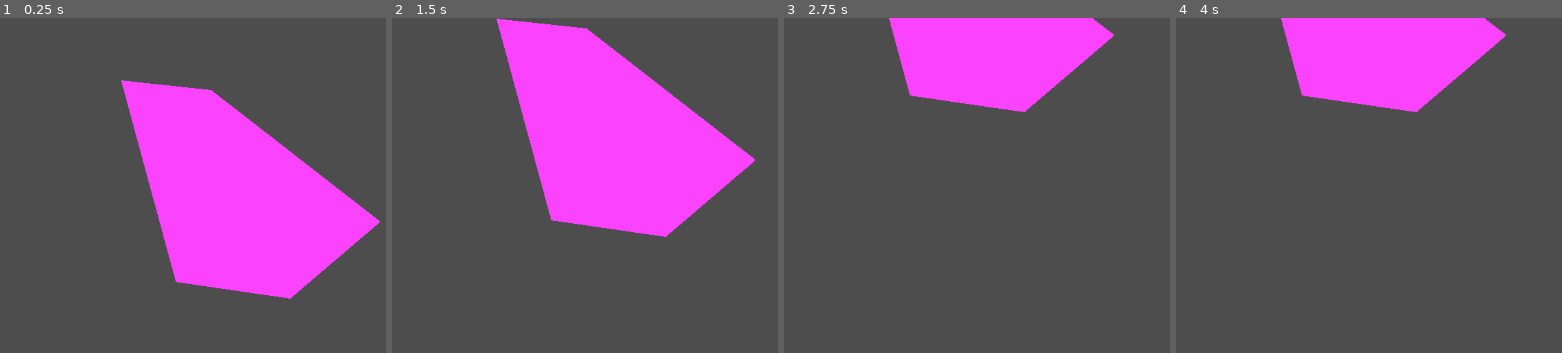
Above: before the commit, frames 1-4 (left to right).
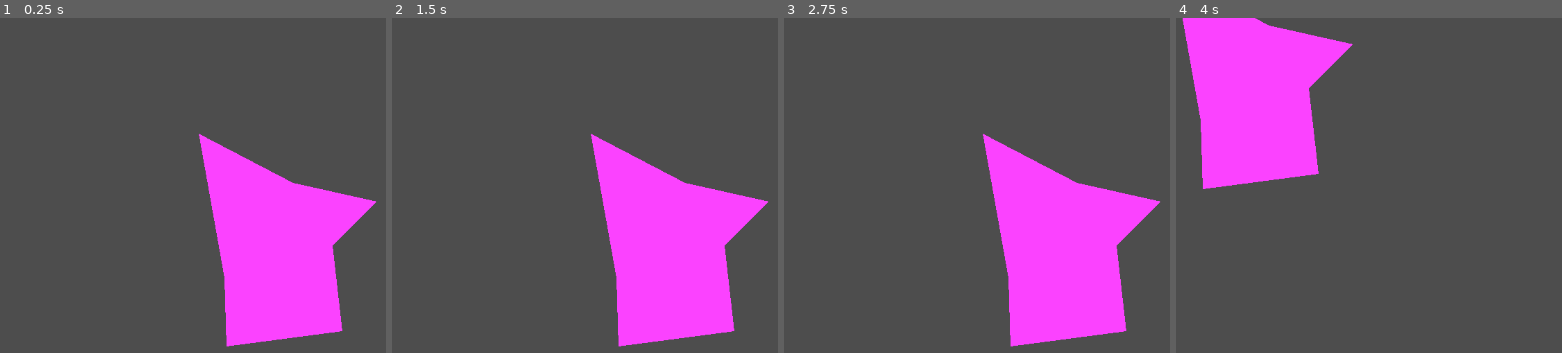
Above: after the commit, the same moments.

Repository: gabeseq/gmtk2024
Game: Godot game, scene res://scenes/main.tscn
Same seed, same stepped clock (60 frames per second), same inputs: the game is played once before the commit and once after it.
Inputs (mouse positions are in pixels of both pictures, inside the frame that each line leads up to):
- Up to frame 1 (0.25 s): no input
- Up to frame 2 (1.5 s): tap Enter at 0.5 s; drag from (519, 78) to (outside the picture) at 0.52 s; tap Space at 1.25 s; drag from (569, 265) to (519, 78) at 1.27 s
- Up to frame 3 (2.75 s): tap Enter at 2 s; move the mouse to (outside the picture) at 2.02 s; hold Mouse wheel down (ScrollDown, bound only after the commit) from 2.03 s (still down); click (outside the picture) at 2.17 s; tap Mouse wheel up (ScrollUp, bound only after the commit) at 2.3 s
- Up to frame 4 (4 s): release Mouse wheel down (ScrollDown, bound only after the commit) at 2.75 s; tap Space at 2.75 s; drag from (1473, 332) to (1272, 175) at 2.77 s; tap Enter at 3.5 s; move the mouse to (outside the picture) at 3.52 s; hold Mouse wheel down (ScrollDown, bound only after the commit) from 3.53 s (still down); click (outside the picture) at 3.67 s; tap Mouse wheel up (ScrollUp, bound only after the commit) at 3.8 s

The runs differ from the first frame. In frame 1, 18% of the frame differs, in the area x 31-99%, y 18-99%; in frame 2, 31%, in the area x 26-98%, y 0-99%; in frame 3, 29%; in frame 4, 24%.

Commit message:
scroll to resize tiles

Diff:
--- a/project.godot
+++ b/project.godot
@@ -14,3 +14,16 @@
 run/main_scene="res://scenes/main.tscn"
 config/features=PackedStringArray("4.3", "Forward Plus")
 config/icon="res://icon.svg"
+
+[input]
+
+ScrollUp={
+"deadzone": 0.5,
+"events": [Object(InputEventMouseButton,"resource_local_to_scene":false,"resource_name":"","device":-1,"window_id":0,"alt_pressed":false,"shift_pressed":false,"ctrl_pressed":false,"meta_pressed":false,"button_mask":8,"position":Vector2(285, 9),"global_position":Vector2(294, 55),"factor":1.0,"button_index":4,"canceled":false,"pressed":true,"double_click":false,"script":null)
+]
+}
+ScrollDown={
+"deadzone": 0.5,
+"events": [Object(InputEventMouseButton,"resource_local_to_scene":false,"resource_name":"","device":-1,"window_id":0,"alt_pressed":false,"shift_pressed":false,"ctrl_pressed":false,"meta_pressed":false,"button_mask":16,"position":Vector2(121, 15),"global_position":Vector2(130, 61),"factor":1.0,"button_index":5,"canceled":false,"pressed":true,"double_click":false,"script":null)
+]
+}
--- a/scenes/cursor.tscn
+++ b/scenes/cursor.tscn
@@ -1,12 +1,26 @@
-[gd_scene load_steps=4 format=3 uid="uid://t261o2hosg4j"]
-
-[ext_resource type="Script" path="res://scripts/cursor.gd" id="1_y8o5r"]
+[gd_scene load_steps=4 format=3 uid="uid://t828lx1uil3c"]
 
 [sub_resource type="CanvasItemMaterial" id="CanvasItemMaterial_h15xv"]
 blend_mode = 1
 
 [sub_resource type="CircleShape2D" id="CircleShape2D_bji1a"]
 radius = 12.0
+
+[sub_resource type="GDScript" id="GDScript_0v3fm"]
+script/source = "extends ShapeCast2D
+
+@onready var mouse_cursor: ShapeCast2D = $\".\"
+
+# Called when the node enters the scene tree for the first time.
+func _ready() -> void:
+	pass # Replace with function body.
+
+
+# Called every frame. 'delta' is the elapsed time since the previous frame.
+func _process(delta: float) -> void:
+	mouse_cursor.position = get_viewport().get_mouse_position()
+	pass
+"
 
 [node name="Node2D" type="Node2D"]
 
@@ -17,5 +31,5 @@
 target_position = Vector2(0, 0)
 max_results = 1
 collide_with_areas = true
-script = ExtResource("1_y8o5r")
+script = SubResource("GDScript_0v3fm")
 metadata/is_mouse_cursor = true
--- a/scenes/main.tscn
+++ b/scenes/main.tscn
@@ -1,12 +1,8 @@
-[gd_scene load_steps=3 format=3 uid="uid://cvnwsi84st7j4"]
+[gd_scene load_steps=2 format=3 uid="uid://cvnwsi84st7j4"]
 
 [ext_resource type="PackedScene" uid="uid://cmns73rihteny" path="res://scenes/resizable-tile.tscn" id="1_jl33j"]
-[ext_resource type="PackedScene" uid="uid://t261o2hosg4j" path="res://scenes/cursor.tscn" id="2_se1wb"]
 
 [node name="Node2D" type="Node2D"]
 
 [node name="Tile" parent="." instance=ExtResource("1_jl33j")]
-position = Vector2(274, 87)
-
-[node name="Cursor" parent="." instance=ExtResource("2_se1wb")]
-position = Vector2(70, 179)
+position = Vector2(516, 300)
--- a/scenes/resizable-tile.tscn
+++ b/scenes/resizable-tile.tscn
@@ -1,15 +1,16 @@
 [gd_scene load_steps=2 format=3 uid="uid://cmns73rihteny"]
 
-[ext_resource type="Script" path="res://scripts/tile.gd" id="1_vbvky"]
+[ext_resource type="Script" path="res://scripts/resizable_tile.gd" id="1_vbvky"]
 
 [node name="ResizableTile" type="Polygon2D"]
-position = Vector2(14, 3)
+position = Vector2(412, 259)
 color = Color(0.987667, 0.26, 1, 1)
 antialiased = true
-polygon = PackedVector2Array(-10, 3, 69, 294, 234, 318, 364, 207, 120, 17)
+polygon = PackedVector2Array(-140, -133, -103, 75, -100, 174, 67, 152, 53, 29, 117, -35, -4, -62)
 script = ExtResource("1_vbvky")
 
 [node name="Area2D" type="Area2D" parent="."]
+position = Vector2(-33, 29)
 
 [node name="CollisionPolygon2D" type="CollisionPolygon2D" parent="Area2D"]
 
--- a/scripts/cursor.gd
+++ /dev/null
@@ -1,13 +0,0 @@
-extends ShapeCast2D
-
-@onready var mouse_cursor: ShapeCast2D = $"."
-
-# Called when the node enters the scene tree for the first time.
-func _ready() -> void:
-	pass # Replace with function body.
-
-
-# Called every frame. 'delta' is the elapsed time since the previous frame.
-func _process(delta: float) -> void:
-	mouse_cursor.position = get_viewport().get_mouse_position()
-	pass
--- a/scripts/tile.gd
+++ b/scripts/resizable_tile.gd
@@ -2,11 +2,15 @@
 
 @onready var hitbox: CollisionPolygon2D = $Area2D/CollisionPolygon2D
 @onready var tile: Polygon2D = $"."
+@onready var DEFAULT_SCALE = tile.get_parent().scale
 
 var dragging = false
 var hovering = false
 var tile_offset = 0
-
+var scale_factor = 1.0
+var MIN_SCALE = 0.5
+var MAX_SCALE = 1.75
+var update_scale = false
 
 # Called when the node enters the scene tree for the first time.
 func _ready() -> void:
@@ -17,23 +21,44 @@
 	pass
 
 func _input(event):
+	if hovering and Input.is_action_pressed("ScrollUp"):
+		get_bigger()
+		tile.get_parent().scale = DEFAULT_SCALE * scale_factor
+		tile.global_position = event.global_position
+	if hovering and Input.is_action_pressed("ScrollDown"):
+		get_smaller()
+		tile.get_parent().scale = DEFAULT_SCALE * scale_factor
+		tile.global_position = event.global_position
 	if event is InputEventMouseButton and event.button_index == MOUSE_BUTTON_LEFT:
 		if (hovering):
 			# Start dragging if the click is inside the polygon.
 			if not dragging and event.pressed:
 				dragging = true
-				tile_offset = tile.position - event.position
+				tile_offset = tile.global_position - event.global_position
 			# Stop dragging if the button is released.
 			if dragging and not event.pressed:
 				dragging = false
+		else:
+			dragging = false
 
 	if event is InputEventMouseMotion and dragging:
 		# While dragging, move the tile with the mouse.
-		tile.position = event.position + tile_offset
+		tile.global_position = event.global_position + tile_offset
 
 func _on_area_2d_mouse_entered() -> void:
 	hovering = true
 
-
 func _on_area_2d_mouse_exited() -> void:
 	hovering = false # Replace with function body.
+
+func get_smaller() -> void:
+	scale_factor -= 0.05
+	if scale_factor < MIN_SCALE:
+		scale_factor = MIN_SCALE
+	print(scale_factor)
+
+func get_bigger() -> void:
+	scale_factor += 0.05
+	if scale_factor > MAX_SCALE:
+		scale_factor = MAX_SCALE
+	print(scale_factor)
Not shown, added: GMTK2024.console.exe
